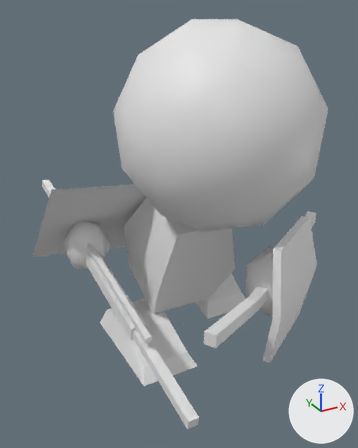
The FBX model MgaUnityProj/Assets/Fundament/Avatar/Artwork/Orignal/Humanoid/Humanoid@GRun_SHand.FBX: old version first, new version second.
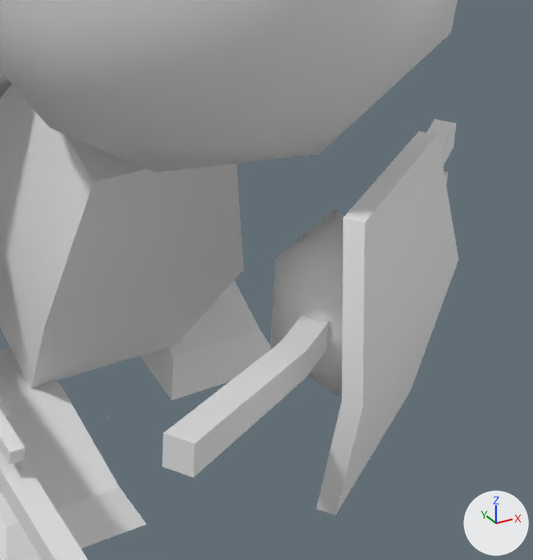
The first picture shows the older version from a 50 mm camera at (-0.992, -1.769, 1.427) aimed at (-0.028, -0.015, 0.55). The close-ups show both versions on the part from 40% to 97% of the width and 37% to 85% of the height of that picture; other places that the commit changed are outside them. The axes (+X, +Y, +Z) are drawn at lower right. The lights are the same throughout. Where no turn or scale is listed for an object, it has been applied to the vertices.

The first close-up shows 'Body', 'DHandWeapn', 'Head', 'LShield', 'LShoot', 'LeftFoot', 'LeftHand', 'RShoot', 'RightFoot'.
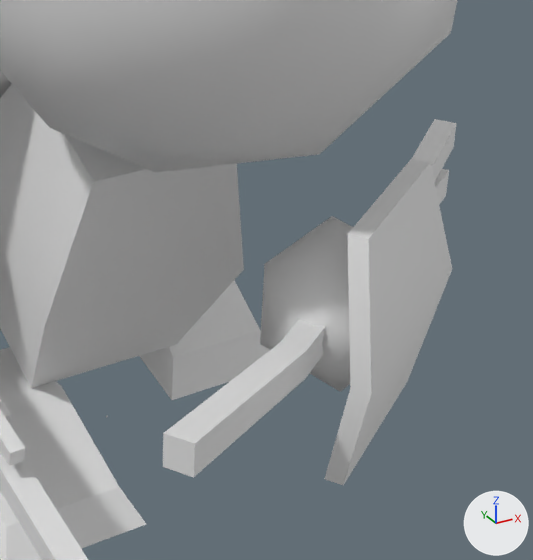
Diff of the bpy script that builds the scene:
```diff
--- a/MgaUnityProj/Assets/Fundament/Avatar/Artwork/Orignal/Humanoid/Humanoid@GRun_SHand.FBX.py
+++ b/MgaUnityProj/Assets/Fundament/Avatar/Artwork/Orignal/Humanoid/Humanoid@GRun_SHand.FBX.py
@@ ob_lshield @@
 ob_lshield.rotation_euler = (0.0, -1.571, 0.0)  # degrees (0, -90, 0)
-ob_lshield.scale = (1.37, 1.04, 1.16)
@@ ob_lefthand @@
 ob_lefthand.rotation_euler = (-0.708, -0.887, 0.589)  # degrees (-41, -51, 34)
-ob_lefthand.scale = (0.86, 1.14, 0.86)
```

Pixel boxes (x1, y1, x2, y2) of what changed, in the close-ups (533 x 560 px):
'LShield', rescaled (10% narrower, 15% shorter)
    before: (316, 131, 459, 515)
    after: (324, 159, 452, 485)
'LeftHand', rescaled
    before: (270, 210, 344, 396)
    after: (260, 216, 353, 391)
